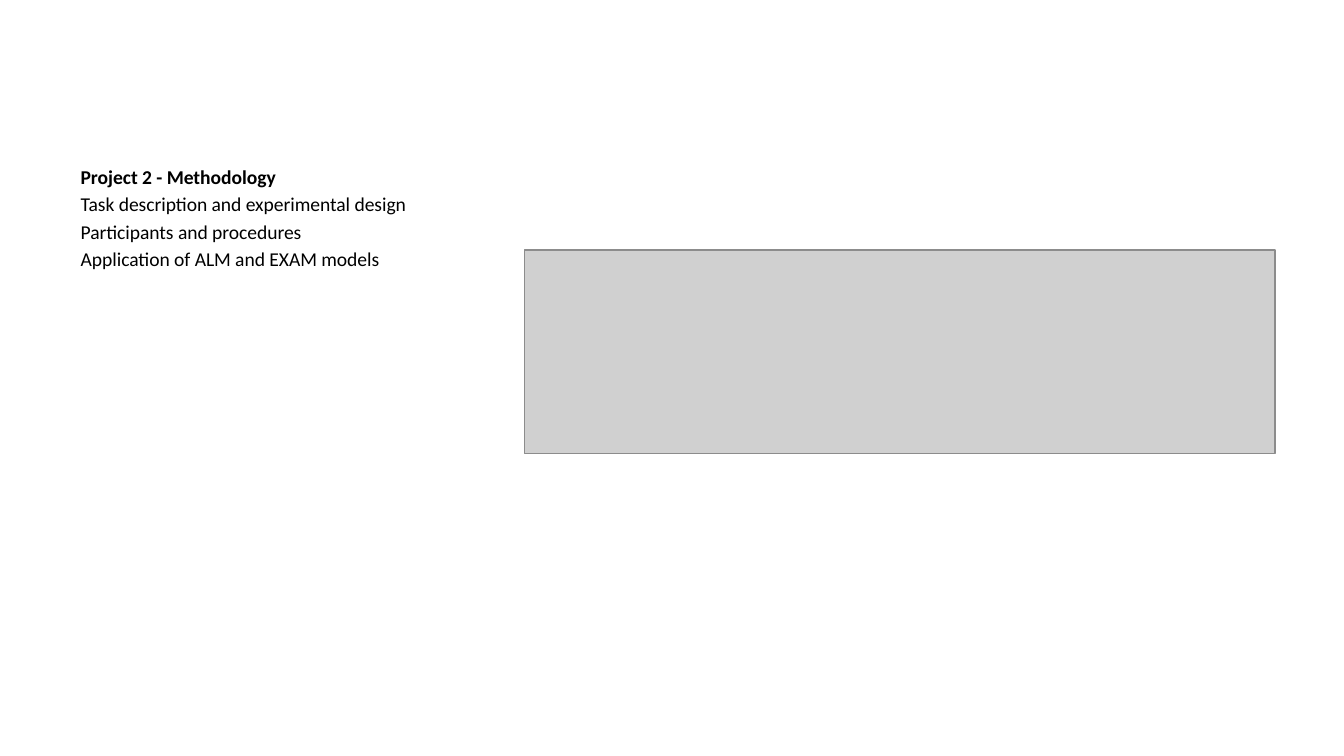
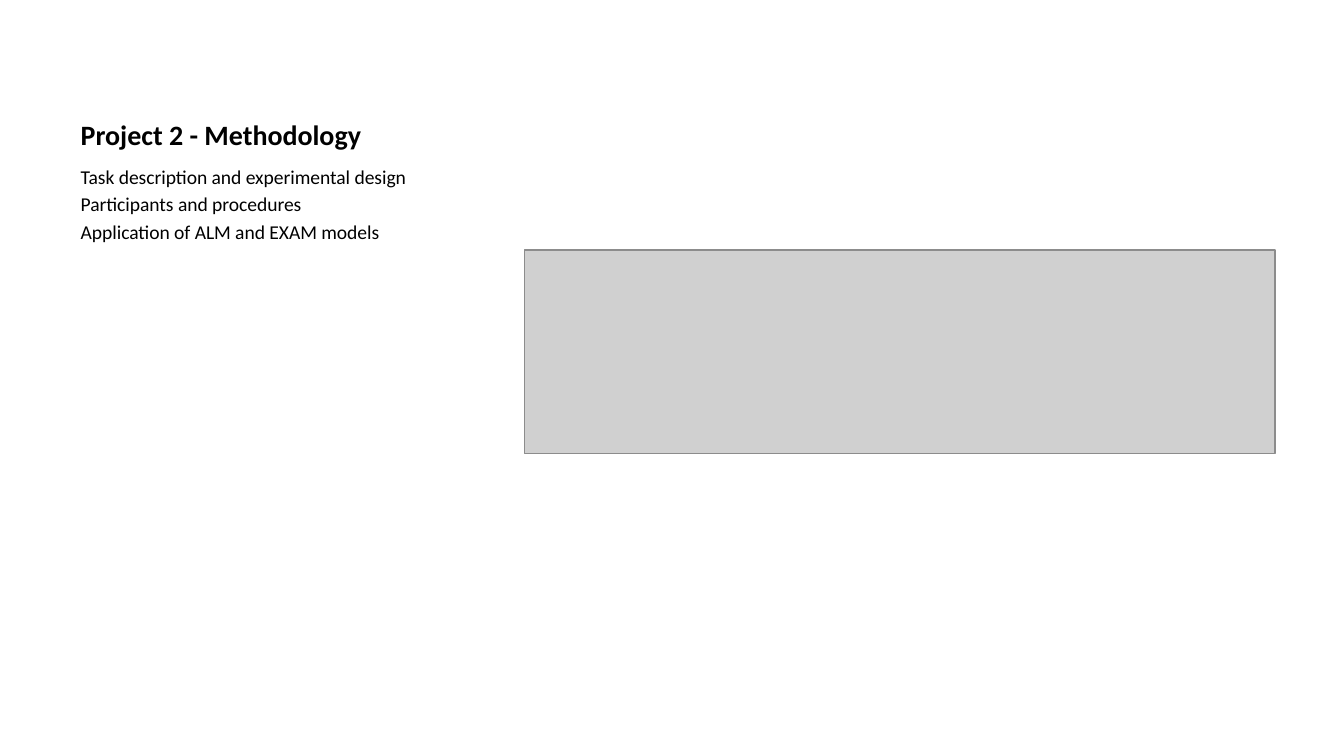
Before and after one commit to tegorman13/Dissertation, a slide deck: slide 11 of docs/Presentation/slides.pptx. Drawn at 1344x756 pixels with LibreOffice and Linux fonts; fonts in the diff are those of the drawing; grey boxes stand for pictures. Boxes give left, top, right and bottom in pixels: in the first picture for what was removed or moved away, otherwise in the second. Text is boxed around its words. In the diff, an @@ line names an element or a change of style, - is before the commit and + after.

```diff
--- a/docs/Presentation/slides.pptx
+++ b/docs/Presentation/slides.pptx
@@ title added at (81,125,361,150), 15 pt, text #000000, bold @@
+Project 2 - Methodology
@@ text at (81,170,276,188): paragraph removed @@
-Project 2 - Methodology
```
Also in this commit, not shown: 13 other slides changed, 1 slide added, 1 slide removed, 7 other files.
